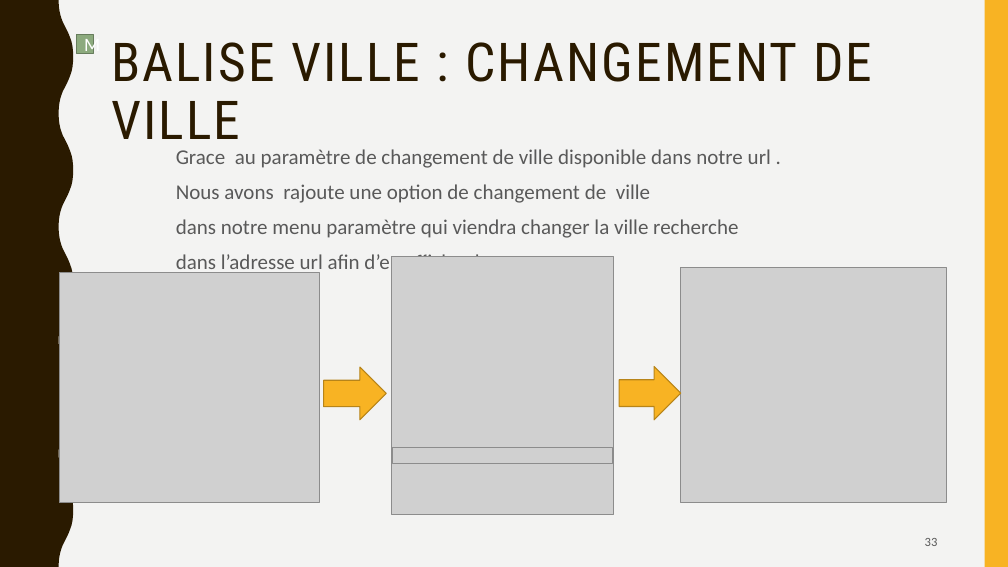
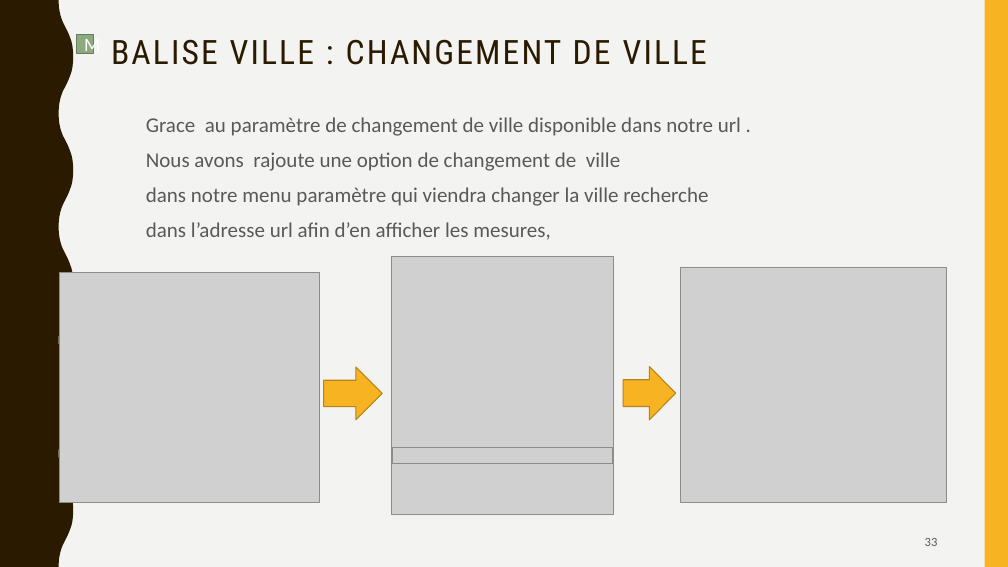
Before and after one commit to aiekick/ProjectStationMeteo, a slide deck: slide 33 of doc/StationMeteo_Soutenance_Stephane.pptx. Drawn at 1008x567 pixels with LibreOffice and Linux fonts; fonts in the diff are those of the drawing; grey boxes stand for pictures. Boxes give left, top, right and bottom in pixels: in the first picture for what was removed or moved away, otherwise in the second. Text is boxed around its words. In the diff, an @@ line names an element or a change of style, - is before the commit and + after.

```diff
--- a/doc/StationMeteo_Soutenance_Stephane.pptx
+++ b/doc/StationMeteo_Soutenance_Stephane.pptx
@@ title "BALISE VILLE : CHANGEMENT DE ..." at [111, 39, 707, 65]: size 51 to 32 pt @@
@@ text "Grace au paramètre de changement ..." rewrapped from [176, 149, 771, 276] to [146, 117, 741, 240] @@
@@ right arrow: place and size @@
-right arrow at [619, 367, 681, 420]
+right arrow at [623, 367, 675, 420]
```
Also in this commit, not shown: 16 other slides changed, 2 slides added, 3 slides removed.
